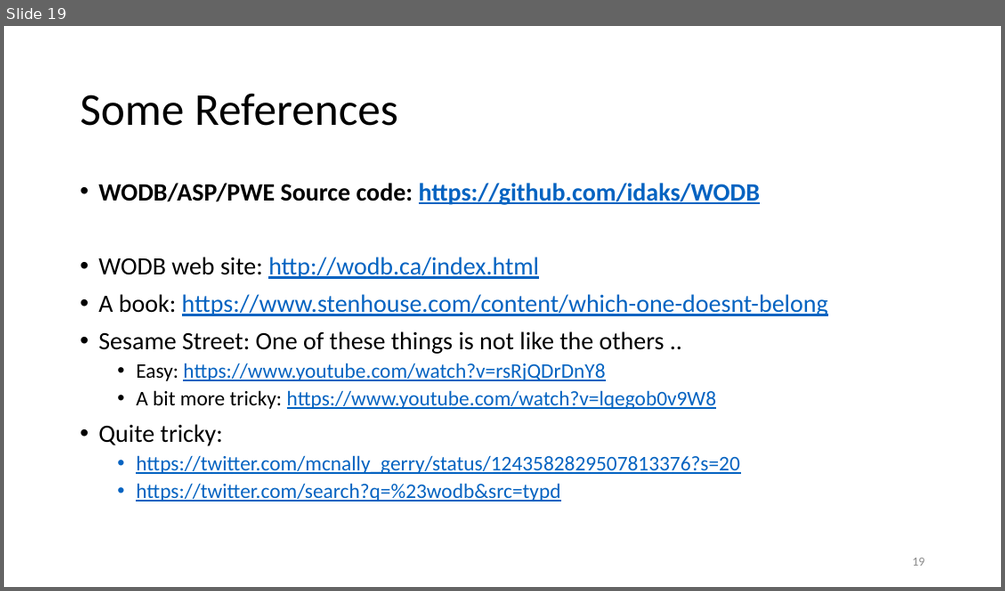
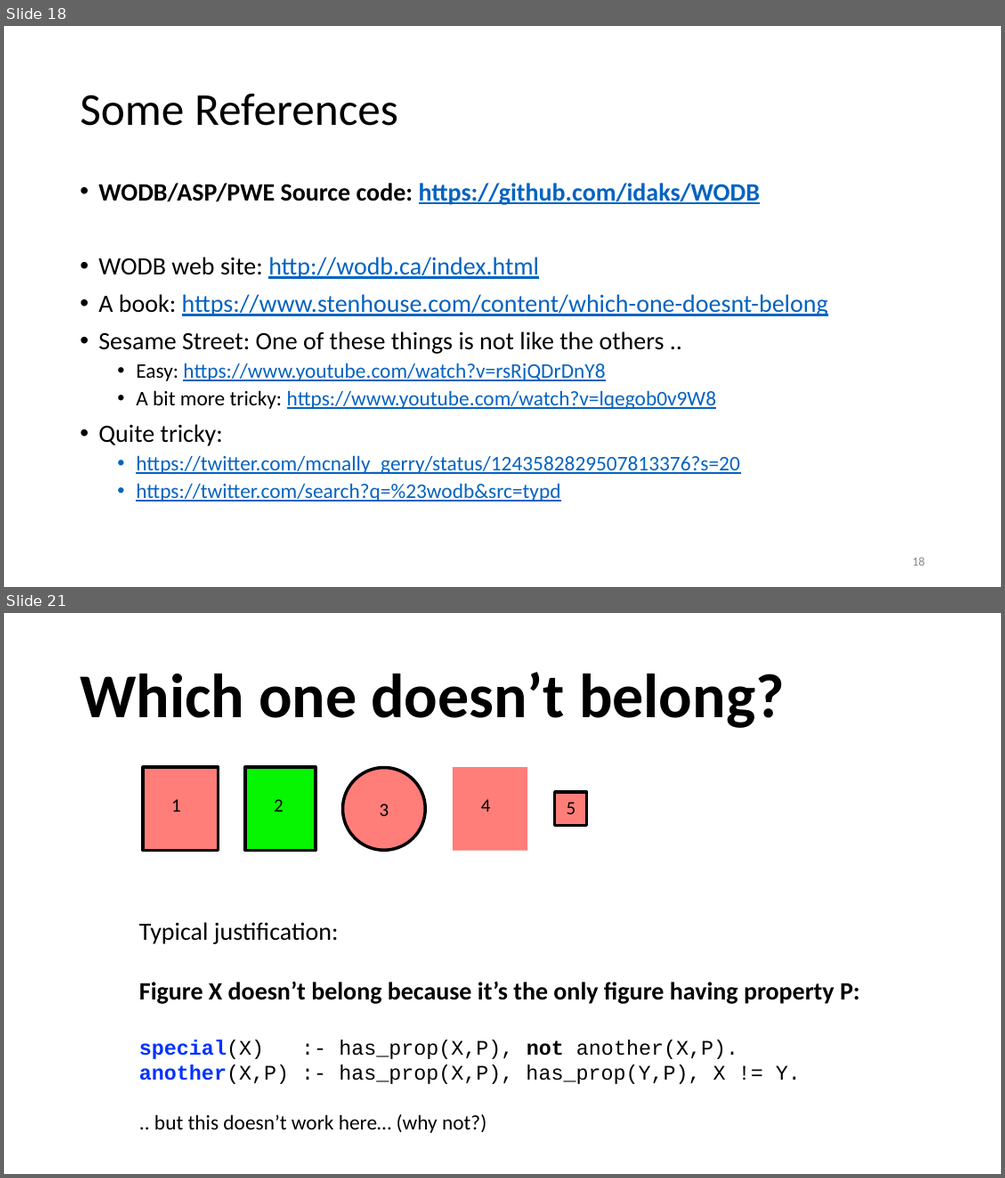
Before and after one commit to idaks/WODB, a slide deck: automorphisms/WODB-JCDL-workshop.pptx. Shown one above the other, each under a label of ours: slide 19 before the commit, slides 18 and 21 after it; the slides between them are not shown. The pictures are 1005x591 and 1005x1178 pixels, drawn with LibreOffice and Linux fonts; fonts in the diff are those of the drawing. Boxes give left, top, right and bottom in pixels: in the first picture for what was removed or moved away, otherwise in the second. Text is boxed around its words. In the diff, an @@ line names an element or a change of style, - is before the commit and + after.

```diff
--- a/automorphisms/WODB-JCDL-workshop.pptx
+++ b/automorphisms/WODB-JCDL-workshop.pptx
@@ slide 21 added at (4,613,1001,1174), background #FFFFFF @@
@@ title added at (80,672,785,728), 60 pt, text #000000, bold @@
+Which one doesn’t belong?
@@ group added at (143,767,587,850): 4 rectangles, 1 ellipse @@
+1
+2
+4
+5
+3
@@ text added at (139,922,860,1133), 20 pt, text #000000 @@
+Typical justification:
+Figure X doesn’t belong because it’s the only figure having property P:
+special(X) :- has_prop(X,P), not another(X,P).
+another(X,P) :- has_prop(X,P), has_prop(Y,P), X != Y.
+.. but this doesn’t work here… (why not?)
@@ what was slide 19 is now slide 18 @@
@@ page number at (912,556,924,565): text changed @@
-19
+18
```
Also in this commit, not shown: 3 slides changed, 2 other slides added, 3 other files.
